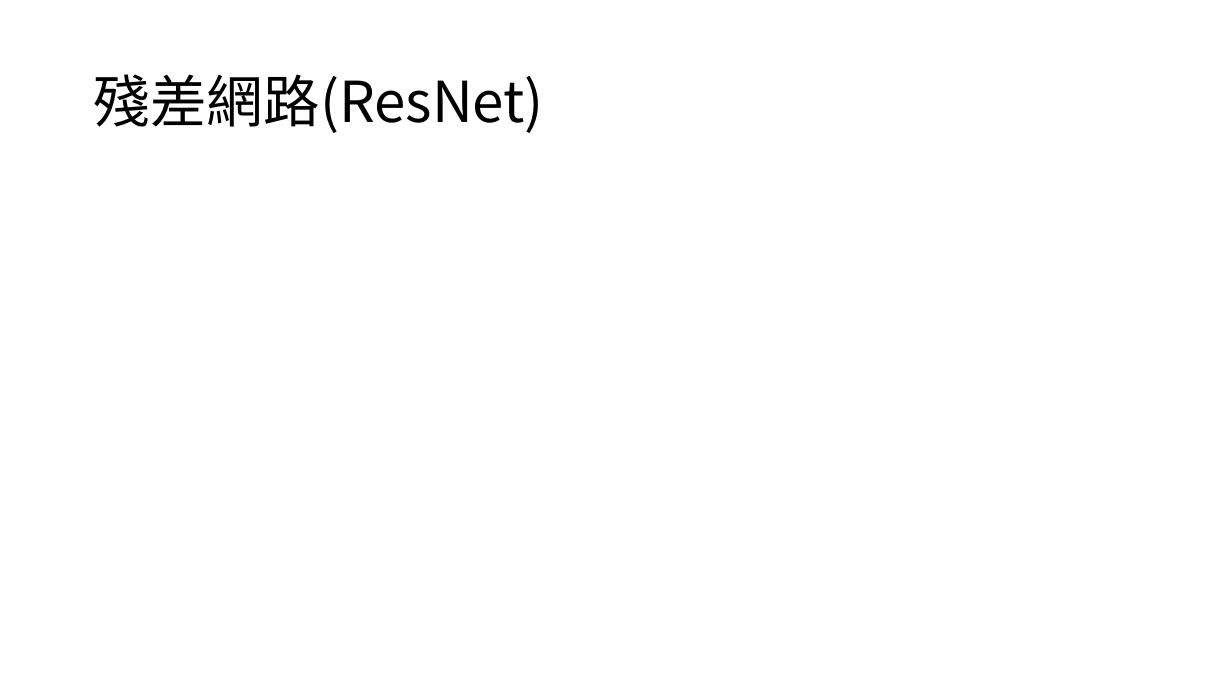
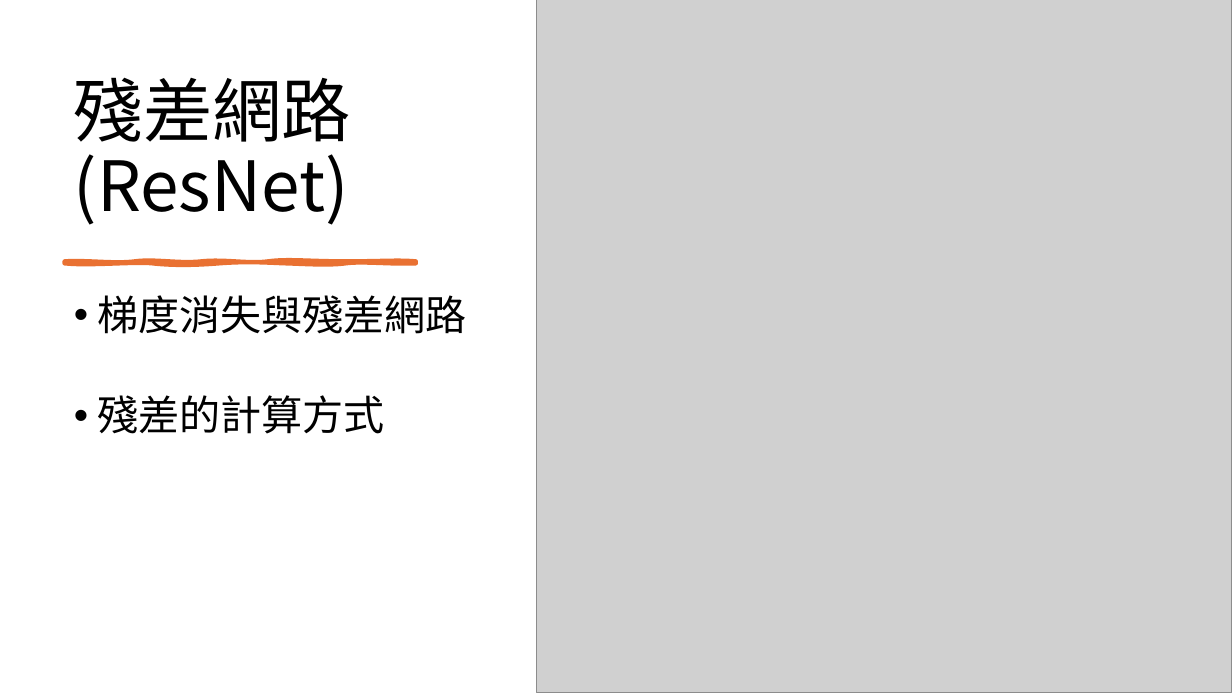
Before and after one commit to maxjiang323/GDG_NTPU_LLM_Lecture, a slide deck: slide 11 of Day3/Day3.pptx (slide 6 before the commit). Drawn at 1232x693 pixels with LibreOffice and Linux fonts; fonts in the diff are those of the drawing; grey boxes stand for pictures. Boxes give left, top, right and bottom in pixels: in the first picture for what was removed or moved away, otherwise in the second. Text is boxed around its words. In the diff, an @@ line names an element or a change of style, - is before the commit and + after.

```diff
--- a/Day3/Day3.pptx
+++ b/Day3/Day3.pptx
@@ picture added at (537, 0, 1232, 693) @@
@@ title "殘差網路(ResNet)": place and size @@
-title "殘差網路(ResNet)" at (94, 74, 544, 133)
+title "殘差網路(ResNet)" at (74, 77, 351, 225)
@@ title "殘差網路(ResNet)" at (74, 77, 351, 225): size 44 to 54 pt; vertical alignment middle to bottom @@
@@ freeform shape added at (65, 262, 416, 263), fill #E97132, outline #E97132 3.5 pt @@
@@ text added at (97, 295, 467, 434), 32 pt, text #000000 @@
+• 梯度消失與殘差網路
+• 殘差的計算方式
```
Also in this commit, not shown: 4 other slides changed, 8 slides added, 1 slide removed, 2 other files.
